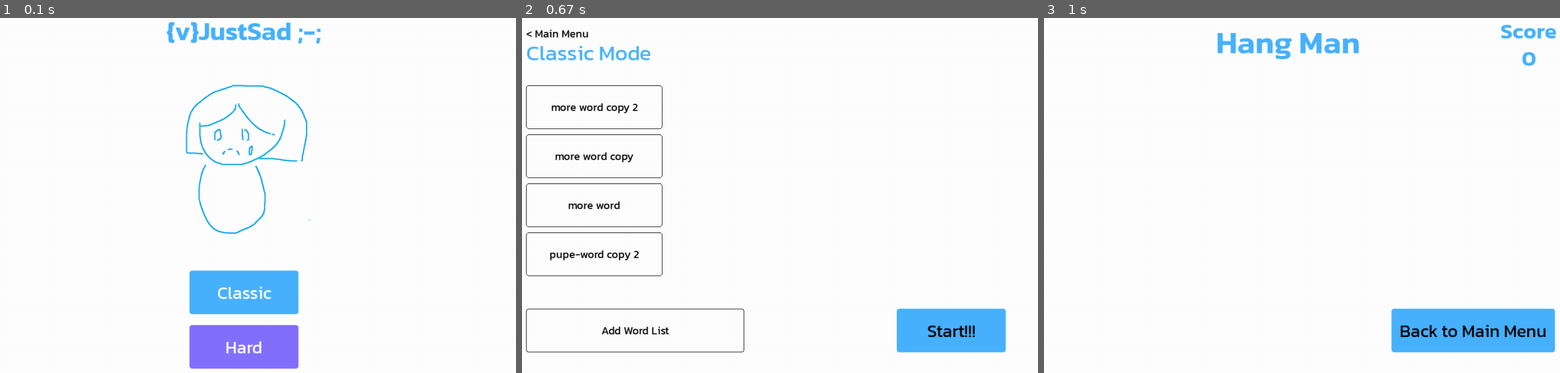
Above: before the commit, frames 1-3 (left to right).
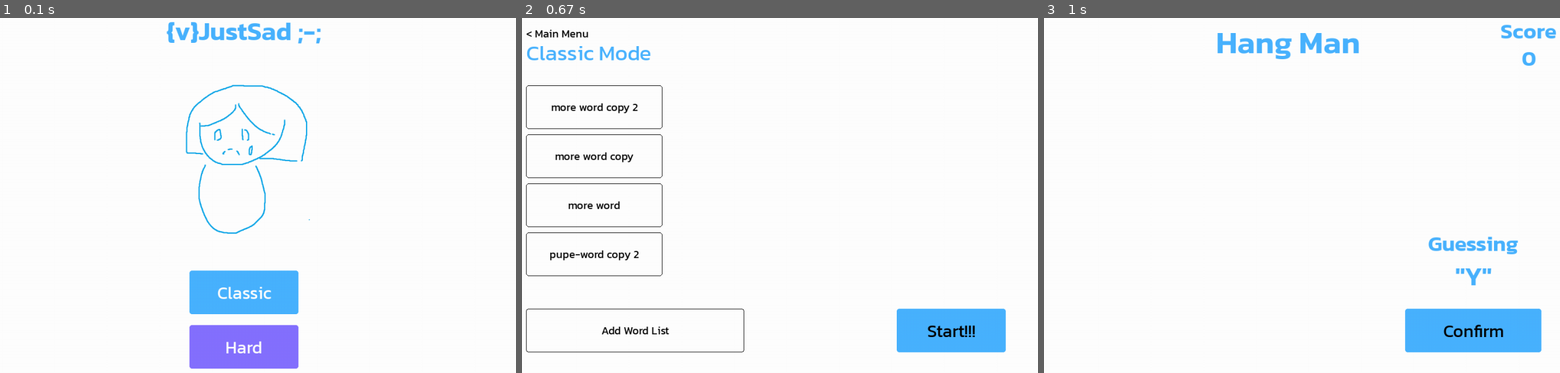
Above: after the commit, the same moments.

Repository: Wissanupong-Chanliem/WejustSad
Game: pygame game, started from src/main.py
The game is run twice, just before and just after one commit, with the same random seed, the same clock (stepped at 60 frames per second) and the same inputs.
Inputs:
- Up to frame 1 (0.1 s): no input
- Up to frame 2 (0.67 s): click "Classic" at 0.38 s
- Up to frame 3 (1 s): click "Start!!!" at 0.72 s

Frames 1-2 are identical in both runs. In frame 3, 1.8% of the frame differs, in the area x 67-100%, y 61-95%.

Commit message:
Guessing Add

Diff:
--- a/src/main.py
+++ b/src/main.py
@@ -93,8 +93,8 @@
             .set_coordinate((self.screen_ref.get_rect().centerx,70),origin_center = True)
         )
         self.menu_button = (
-            Button(300,80,PUPE_CYAN,4)
-            .add_text(resources.fonts["Kanit-Header"],"Back to Main Menu",BLACK)
+            Button(250,80,PUPE_CYAN,4)
+            .add_text(resources.fonts["Kanit-Header"],"Confirm",BLACK)
             .set_coordinate((self.screen_ref.get_width()-200,600),origin_center=True)
         )
         self.score = (
@@ -106,12 +106,22 @@
             Text(resources.fonts["Kanit-Bold-Regular-Size"],str(self.kanan_num),PUPE_CYAN)
             .set_coordinate((self.screen_ref.get_width()-111,70))
         )
-        self.current_key = ""
+        self.current_key = "Y"
+        self.guessing = (
+            Text(resources.fonts["Kanit-Bold-Regular-Size"],"Guessing",PUPE_CYAN)
+            .set_coordinate((self.screen_ref.get_width()-200,440),origin_center=True)
+        )
+        self.guess =(
+            Text(resources.fonts["Kanit-Title"],"\""+self.current_key+"\"",PUPE_CYAN)
+            .set_coordinate((self.screen_ref.get_width()-200,500),origin_center=True)
+        )
     def render(self):
         self.title_text.render(self.screen_ref)
         self.menu_button.render(self.screen_ref)
         self.score.render(self.screen_ref)
         self.kanan.render(self.screen_ref)
+        self.guessing.render(self.screen_ref)
+        self.guess.render(self.screen_ref)
     def update(self, event: Event):
         if event.type == pygame.MOUSEBUTTONDOWN:
             # Classic Mode button is clicked
@@ -121,6 +131,7 @@
             # Get input from keyboard
             if event.unicode.isalpha():
                 self.current_key = event.unicode
+                self.guess.update_text("\""+self.current_key+"\"")
                 print(f"Current key: {self.current_key}")
 
 class GameOver(Page):
